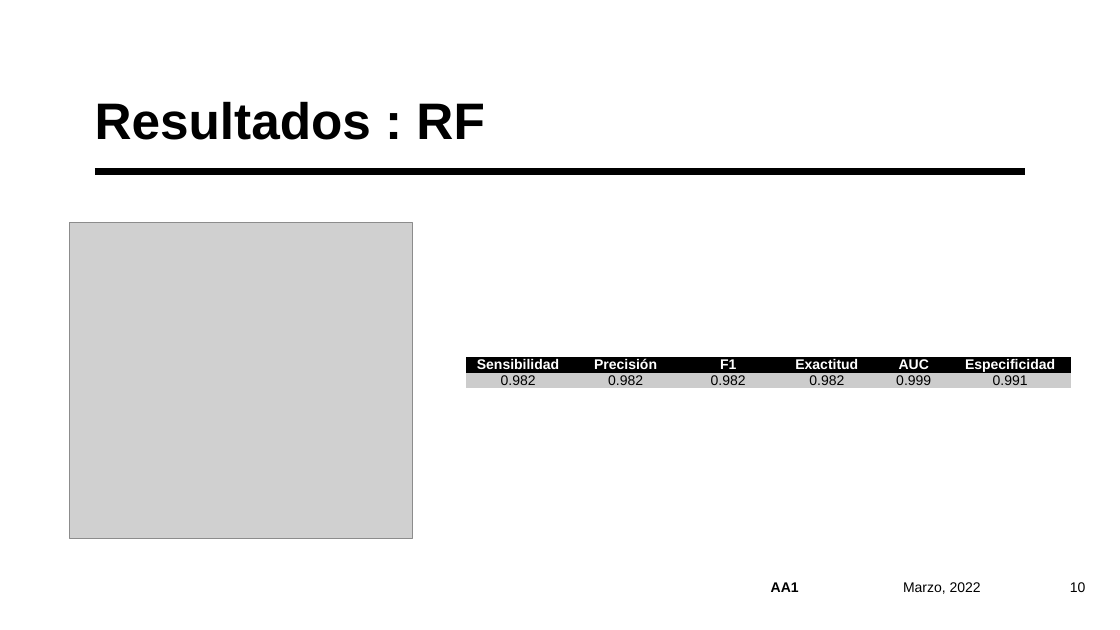
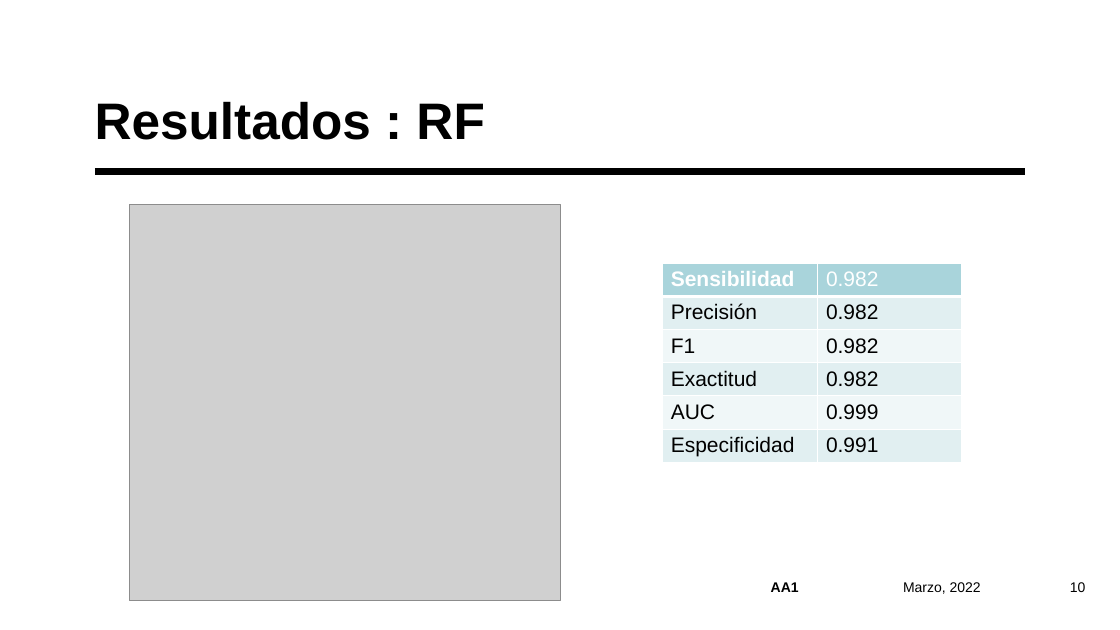
Before and after one commit to vidaldani/MangoGrading, a slide deck: slide 10 of informe/presentacion/AA-01 - Clasificacion_mangos.pptx. Drawn at 1120x630 pixels with LibreOffice and Linux fonts; fonts in the diff are those of the drawing; grey boxes stand for pictures. Boxes give left, top, right and bottom in pixels: in the first picture for what was removed or moved away, otherwise in the second. Text is boxed around its words. In the diff, an @@ line names an element or a change of style, - is before the commit and + after.

```diff
--- a/informe/presentacion/AA-01 - Clasificacion_mangos.pptx
+++ b/informe/presentacion/AA-01 - Clasificacion_mangos.pptx
@@ picture: place and size @@
-picture at (70,223,413,538)
+picture at (129,204,560,601)
@@ table added at (663,264,962,465), 6 rows, 2 columns @@
+Sensibilidad | 0.982
+Precisión | 0.982
+F1 | 0.982
+Exactitud | 0.982
+AUC | 0.999
+Especificidad | 0.991
@@ table removed at (466,357,1073,393), 2 rows, 6 columns @@
-Sensibilidad | Precisión | F1 | Exactitud | AUC | Especificidad
-0.982 | 0.982 | 0.982 | 0.982 | 0.999 | 0.991
```
Also in this commit, not shown: 7 other slides changed.
